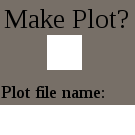
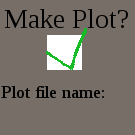
Before/after of a 135x135 layered artwork. What changed in the layer stack:
added layer "check_box" above "text_box" over <box>46,28,87,70</box>
hid "text_box" over <box>0,105,135,135</box>
